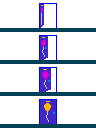
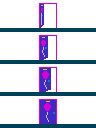
Comparing the layer stacks of the two 96px x 128px images. Changes:
painted on "Background" over (x1=39, y1=3, x2=57, y2=124)
